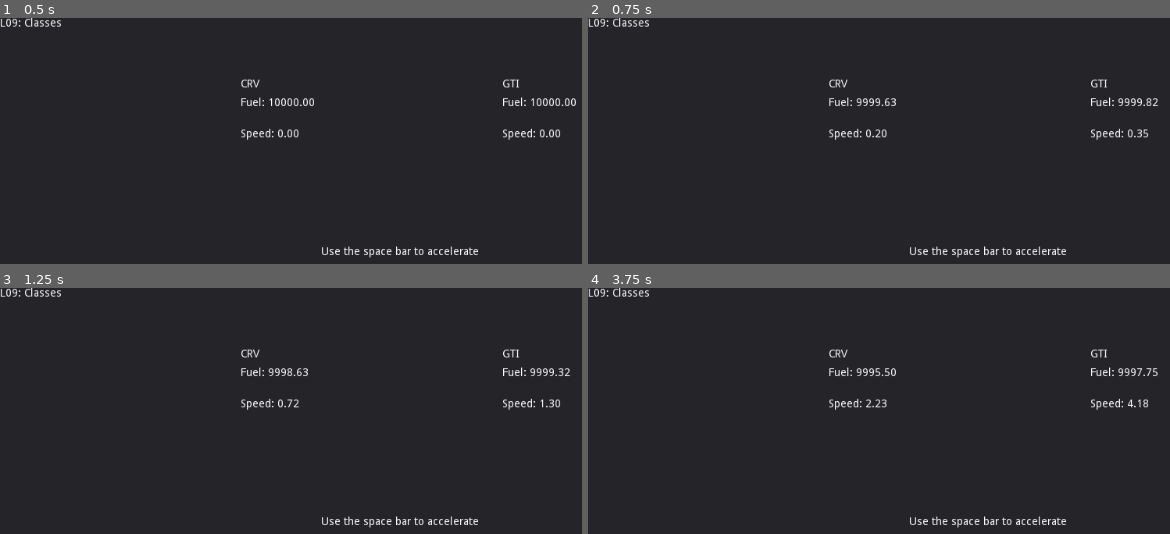
Above: before the commit, frames 1-4 (two rows, left to right).
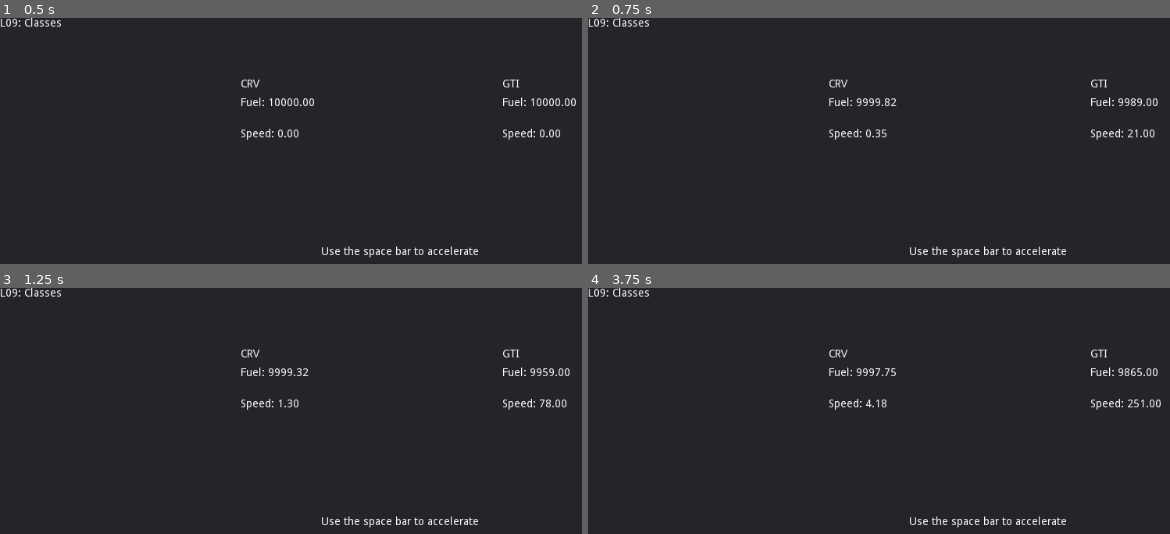
Above: after the commit, the same moments.

Repository: z16th/P101-Godot
Game: Godot game, scene res://Lessons/L09/L09.tscn
Two runs of this game, one before a commit and one after it. Both use one fixed random seed, a clock stepped at 60 frames per second and the inputs below. This scene is started directly instead of the project's main scene.
Inputs:
- Up to frame 1 (0.5 s): no input
- Up to frame 2 (0.75 s): tap Enter at 0.5 s; hold Space (accel) from 0.53 s (still down)
- Up to frame 3 (1.25 s): keep holding Space (accel)
- Up to frame 4 (3.75 s): release Space (accel) at 1.28 s; hold Space (accel) 2.03-3.53 s

Frame 1 is identical in both runs. In frame 2, 0.2% of the frame differs, in the area x 49-98%, y 32-49%; in frame 3, 0.2%; in frame 4, 0.4%, in the area x 47-99%, y 32-49%.

Commit message:
Dia 6 Preproyecto

Diff:
--- a/Exercises/E09/E09.gd
+++ b/Exercises/E09/E09.gd
@@ -5,8 +5,26 @@
 #7 Create two fighters and set their nicknames
 #	You can use exported variables and nodes
 #	Or you can use only code and set their nicknames inside the _ready function
-#8 Trigger the fighters greet() method
+#8 Call the fighters greet() method
 #9 Make them fight via punch() method
 
+var fighter_1 = Fighter.new()
+var fighter_2 = Fighter.new()
+
 func _ready():
+	fighter_1.nickname="Pluma"
+	fighter_2.nickname="Llavero"
+
+	fighter_1.greet(fighter_2)
+	fighter_2.greet(fighter_1)
+
+	fighter_1.punch(fighter_2)
+	fighter_2.punch(fighter_1)
+
+	fighter_1.punch(fighter_2)
+	fighter_2.punch(fighter_1)
+
+	fighter_1.punch(fighter_2)
+	fighter_2.punch(fighter_1)
+
 	pass
--- a/Exercises/E09/Fighter.gd
+++ b/Exercises/E09/Fighter.gd
@@ -1,4 +1,19 @@
 extends Node
+class_name Fighter
+
+var nickname
+var health:int=3
+
+func greet(x:Fighter):
+	print(nickname, ": Get ready ", x.nickname)
+
+func take_damage():
+	health = health - 1
+	if health == 0:
+		print(nickname, " defeated")
+
+func punch(x:Fighter):
+	x.take_damage()
 
 #1. Set the class_name to Fighter
 #2. Add a property called nickname
@@ -6,6 +21,3 @@
 #4. Add a method called greet that takes in a Fighter and prints "Get ready, {fighter.nickname}"
 #5. Add a method called take_damage that reduces the health by 1 and if health reaches 0 print ("{nickname} defeated")
 #6. Add a method called punch that takes in a Fighter and calls the take_damage method
-
-func _ready():
-	pass
--- a/Lessons/L09/L09.gd
+++ b/Lessons/L09/L09.gd
@@ -11,12 +11,13 @@
 
 func _process(delta):
 	update_ui()
-#	gti.unfair_deaccel()
-	gti.deaccel(delta)
+	gti.unfair_deaccel()
+#	gti.deaccel(delta)
 	if Input.is_action_pressed("accel"):
-#		gti.unfair_accel()
-		gti.accel(delta)
+		gti.unfair_accel()
+#		gti.accel(delta)
 
+#	crv.unfair_deaccel()
 	crv.deaccel(delta)
 	if Input.is_action_pressed("accel"):
 #		gti.unfair_accel()
--- a/Lessons/L09/L09.tscn
+++ b/Lessons/L09/L09.tscn
@@ -10,9 +10,6 @@
 
 [node name="CRV" type="Node" parent="."]
 script = ExtResource( 2 )
-accel = 1.2
-friction = 0.15
-fuel_consumption = 2.0
 
 [node name="Name" type="Label" parent="CRV"]
 margin_left = 308.0
--- a/project.godot
+++ b/project.godot
@@ -15,12 +15,18 @@
 "path": "res://Lessons/L09/Car.gd"
 }, {
 "base": "Node",
+"class": "Fighter",
+"language": "GDScript",
+"path": "res://Exercises/E09/Fighter.gd"
+}, {
+"base": "Node",
 "class": "Lesson",
 "language": "GDScript",
 "path": "res://Scripts/Lesson.gd"
 } ]
 _global_script_class_icons={
 "Car": "",
+"Fighter": "",
 "Lesson": ""
 }
 
